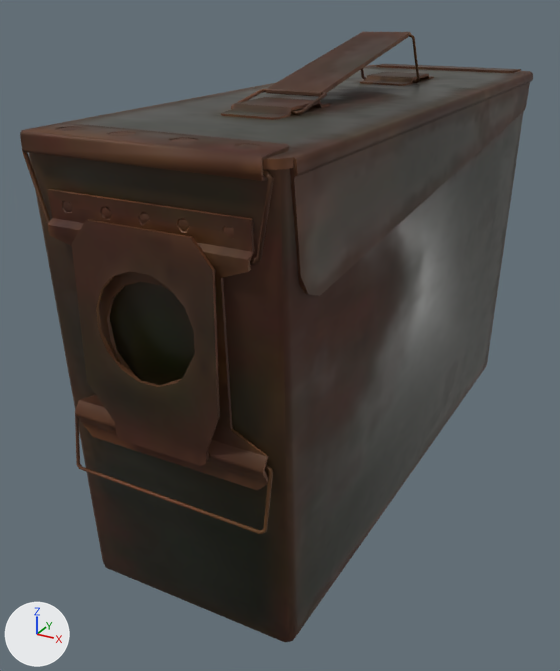
An edit to the glTF model assets/models/ammo_box.glb, drawn before and after from the same camera.
Camera for both pictures: a 50 mm camera at (0.126, -0.281, 0.191) aimed at (-0.016, -0.023, 0.062). Lighting does not change. The marker at lower left points along +X, +Y and +Z. The picture after the commit comes second. Where no turn or scale is listed for an object, it has been applied to the vertices. Vertices at exactly the same position are counted once.

In view in the first picture: 'ammo_box_handle_ring_b'.
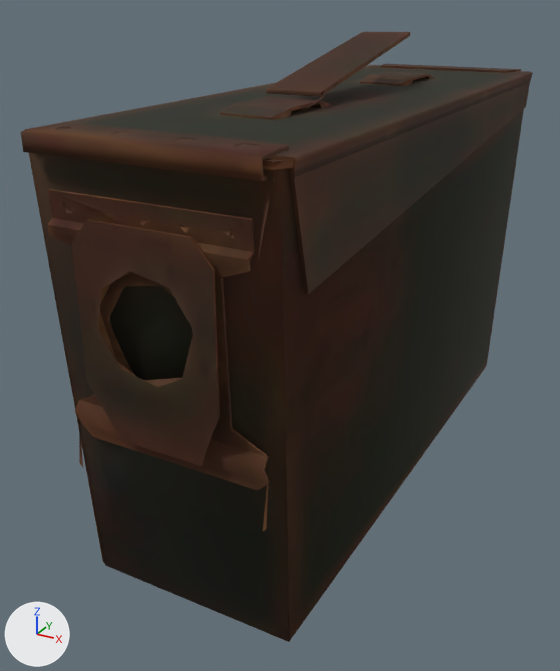
Where the newer file only moved an object's origin or applied its transform, the numbers keep the older frame.

Where the change shows, as pixel boxes (x1, y1, x2, y2) in the pictures (560 x 671 px):
'ammo_box_handle_ring_b', surface changed, reshaped
    before: (20, 32, 533, 642)
    after: (21, 32, 533, 642)
part 1 of me_plane_005, cut back
    before: (20, 32, 533, 642)
    after: (270, 32, 410, 97)

Edits to the bpy script that builds the scene:
```text
Change mat_ammo_box:
    remove # nodes: BsdfPrincipled, NormalMap, OutputMaterial, SeparateColor, TexImage x3
    nodes: BsdfPrincipled, OutputMaterial, TexImage
    remove # uses the picture img_ammo_box_metal_ammo_box_rough
    remove # uses the picture img_ammo_box_nor_gl
Change me_plane_005:
    used by ob_ammo_box_handle_ring_b; location = (0.0, -0.0003, 0.0888)
    remove me_plane_005.from_pydata(...)  # 796 vertices, 1546 faces; spans x -0.043..0.043, y -0.129..0.129, z -0.089..0.089
    add me_plane_005.from_pydata(...)  # 395 vertices, 734 faces; spans x -0.043..0.043, y -0.129..0.129, z -0.087..0.089
    me_plane_005 part 1: 4 vertices moved within x -0.01..0.01, y -0.043..0.037, z 0.072..0.088; 406 vertices removed from x -0.043..0.043, y -0.129..0.127, z -0.089..0.088; 5 vertices added at x -0.03..0.028, y 0.126, z 0.041..0.048
```
